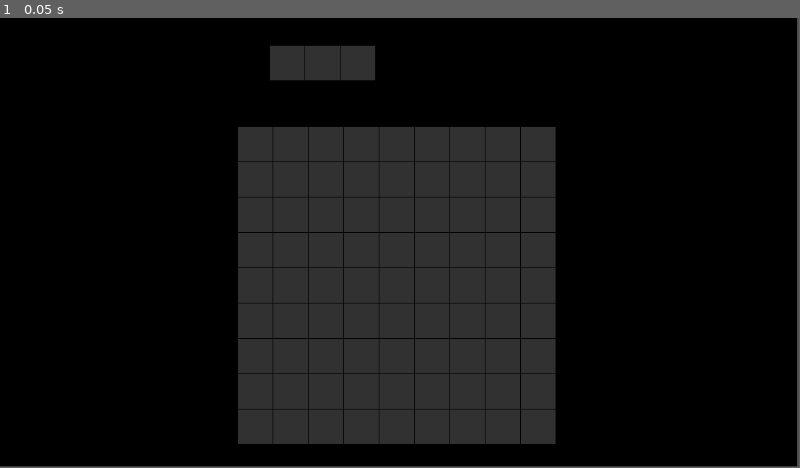
Above: before the commit, frame 1.
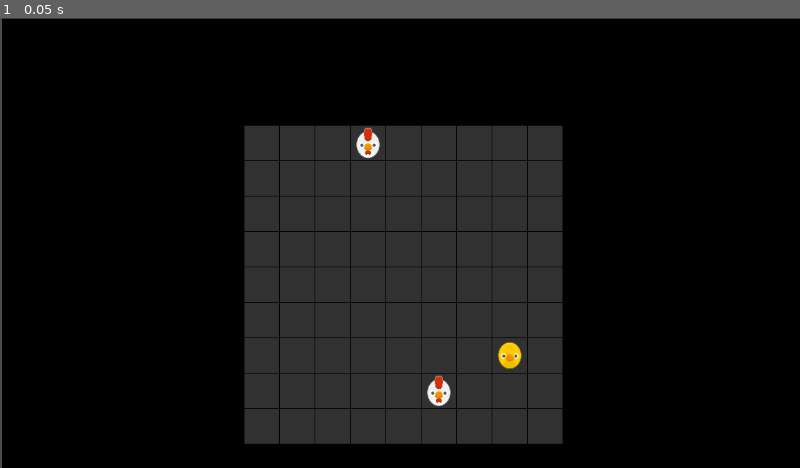
Above: after the commit, the same moment.

Repository: Liweimin0512/GodotRogueMatcher
Game: Godot game, scene res://main.tscn
The game is run twice, just before and just after one commit, with the same random seed, the same clock (stepped at 60 frames per second) and the same inputs.
Inputs:
- Up to frame 1 (0.05 s): no input
The window is 799x449 before the commit and 800x450 after it. Grey fills any space a smaller window leaves; there, only what the larger window draws over its background counts as a difference.

The runs differ from the first frame. In frame 1, 5.2% of the frame differs, in the area x 0-100%, y 0-100%.

Commit message:
《五子连珠》02创建网格和随机生成棋子

Diff:
--- a/main.gd
+++ b/main.gd
@@ -1,16 +1 @@
 extends Node2D
-
-@onready var gird: Node2D = $Gird
-@onready var preview: Node2D = $preview
-var s_cell: PackedScene = preload("res://src/entities/cell.tscn")
-
-func _ready() -> void:
-	for i in 9:
-		for j in 9:
-			var cell = s_cell.instantiate()
-			cell.position = Vector2(i * 51, j * 51)
-			gird.add_child(cell)
-	for i in 3:
-		var cell = s_cell.instantiate()
-		cell.position = Vector2(i * 51, 0)
-		preview.add_child(cell)
--- a/main.tscn
+++ b/main.tscn
@@ -1,17 +1,18 @@
-[gd_scene load_steps=2 format=3 uid="uid://dier8r26uw7nq"]
+[gd_scene load_steps=3 format=3 uid="uid://dier8r26uw7nq"]
 
 [ext_resource type="Script" path="res://main.gd" id="1_y87x1"]
+[ext_resource type="Script" path="res://src/entities/Board.gd" id="2_ck47c"]
 
 [node name="main" type="Node2D"]
 script = ExtResource("1_y87x1")
 
 [node name="ColorRect" type="ColorRect" parent="."]
-offset_right = 1149.0
-offset_bottom = 647.0
+offset_left = 3.0
+offset_top = 1.0
+offset_right = 1152.0
+offset_bottom = 648.0
 color = Color(0, 0, 0, 1)
 
-[node name="Gird" type="Node2D" parent="."]
-position = Vector2(343, 157)
-
-[node name="preview" type="Node2D" parent="."]
-position = Vector2(389, 40)
+[node name="Board" type="Node2D" parent="."]
+position = Vector2(352, 155)
+script = ExtResource("2_ck47c")
--- a/project.godot
+++ b/project.godot
@@ -13,4 +13,8 @@
 config/name="Godot Matcher"
 run/main_scene="res://main.tscn"
 config/features=PackedStringArray("4.1", "Forward Plus")
-config/icon="res://icon.svg"
+config/icon="res://assets/texture/animals/chicken.png"
+
+[display]
+
+window/stretch/mode="viewport"
--- /dev/null
+++ b/src/entities/Board.gd
@@ -0,0 +1,52 @@
+extends Node2D
+class_name Board
+
+var s_cell: PackedScene = preload("res://src/entities/cell.tscn")
+var s_piece: PackedScene = preload("res://src/entities/chess_piece.tscn")
+var rows : int = 9
+var cols : int = 9
+var cell_size: Vector2 = Vector2(50, 50)
+@export var grid_gap : Vector2 = Vector2(1, 1)
+
+func _ready() -> void:
+	initialize_board()
+	spawn_random_pieces()
+
+
+## 初始化我们的棋盘
+func initialize_board() -> void:
+	for i in cols:
+		for j in rows:
+			var cell = s_cell.instantiate()
+			cell.position = Vector2(i * (cell_size.x + grid_gap.x), \
+				j * (cell_size.y + grid_gap.y))
+			self.add_child(cell)
+
+## 创建随机棋子
+func spawn_random_pieces() -> void:
+	for i in range(3):
+		# 随机网格，判断这个网格为空则生成，否则重新查找网格
+		spawn_piece()
+
+## 在指定位置生成一个随机的棋子
+func spawn_piece() -> void:
+	var coordinate : Vector2i = Vector2i(randi_range(0, rows-1), randi_range(0, cols-1))
+	if has_piece(coordinate):
+		return spawn_piece()
+	# 找到对应坐标位置的网格Grid
+	var cell : Cell = get_cell(coordinate)
+	var piece: ChessPiece = s_piece.instantiate()
+	cell.piece = piece
+	piece.piece_type = randi_range(0, 4)
+	print("生成棋子：", piece.piece_type," 在位置：",coordinate)
+
+## 根据坐标获取网格
+func get_cell(coordinate: Vector2i) -> Cell:
+	var grid_index : int = coordinate.x * cols + coordinate.y
+	var cell : Cell = self.get_child(grid_index)
+	return cell
+
+## 判断坐标位置是否存在棋子
+func has_piece(coordinate: Vector2i) -> bool:
+	var cell = get_cell(coordinate)
+	return cell.piece != null
--- /dev/null
+++ b/src/entities/Cell.gd
@@ -0,0 +1,21 @@
+extends Node2D
+class_name Cell
+
+## 网格索引
+var index :int = 0
+## 当前网格包含的棋子
+var piece: ChessPiece = null:
+	set(value):
+		if piece != null:
+			self.remove_child(piece)
+		if value != null:
+			self.add_child(value)
+		piece = value
+
+func _ready() -> void:
+	$Area2D.input_event.connect(_on_area_2d_input_event)
+
+func _on_area_2d_input_event(viewport: Node, event: InputEvent, shape_idx: int) -> void:
+	if event is InputEventMouseButton:
+		if event.button_index == MOUSE_BUTTON_LEFT and event.is_pressed():
+			print("_on_area_2d_input_event")
--- /dev/null
+++ b/src/entities/ChessPiece.gd
@@ -0,0 +1,17 @@
+extends Node2D
+class_name ChessPiece
+
+@onready var sprite_2d: Sprite2D = $Sprite2D
+
+var animals : Array = [
+	preload("res://assets/texture/animals/bear.png"),
+	preload("res://assets/texture/animals/buffalo.png"),
+	preload("res://assets/texture/animals/chick.png"),
+	preload("res://assets/texture/animals/chicken.png"),
+	preload("res://assets/texture/animals/cow.png")
+]
+
+var piece_type: int = 0 : # -1代表空的网格
+	set(value):
+		sprite_2d.texture = animals[value]
+		piece_type = value
--- a/src/entities/cell.tscn
+++ b/src/entities/cell.tscn
@@ -1,16 +1,21 @@
-[gd_scene load_steps=2 format=3 uid="uid://dc4q67hf0bc3e"]
+[gd_scene load_steps=3 format=3 uid="uid://dc4q67hf0bc3e"]
 
-[ext_resource type="Texture2D" uid="uid://b5jev3xbk355m" path="res://assets/texture/animals/bear.png" id="1_qjikw"]
+[ext_resource type="Script" path="res://src/entities/Cell.gd" id="1_uyaks"]
+
+[sub_resource type="RectangleShape2D" id="RectangleShape2D_74m5l"]
+size = Vector2(50, 50)
 
 [node name="Cell" type="Node2D"]
+script = ExtResource("1_uyaks")
 
 [node name="ColorRect" type="ColorRect" parent="."]
 offset_right = 50.0
 offset_bottom = 50.0
 color = Color(0.192157, 0.192157, 0.192157, 1)
+metadata/_edit_lock_ = true
 
-[node name="Sprite2D" type="Sprite2D" parent="."]
-visible = false
-position = Vector2(21, 20)
-scale = Vector2(0.188272, 0.210714)
-texture = ExtResource("1_qjikw")
+[node name="Area2D" type="Area2D" parent="."]
+
+[node name="CollisionShape2D" type="CollisionShape2D" parent="Area2D"]
+position = Vector2(25, 25)
+shape = SubResource("RectangleShape2D_74m5l")
--- /dev/null
+++ b/src/entities/chess_piece.tscn
@@ -0,0 +1,12 @@
+[gd_scene load_steps=3 format=3 uid="uid://dij52hrxv40e8"]
+
+[ext_resource type="Script" path="res://src/entities/ChessPiece.gd" id="1_5vn5g"]
+[ext_resource type="Texture2D" uid="uid://b5jev3xbk355m" path="res://assets/texture/animals/bear.png" id="1_65phh"]
+
+[node name="ChessPiece" type="Node2D"]
+script = ExtResource("1_5vn5g")
+
+[node name="Sprite2D" type="Sprite2D" parent="."]
+position = Vector2(25, 25)
+scale = Vector2(0.246914, 0.285714)
+texture = ExtResource("1_65phh")
